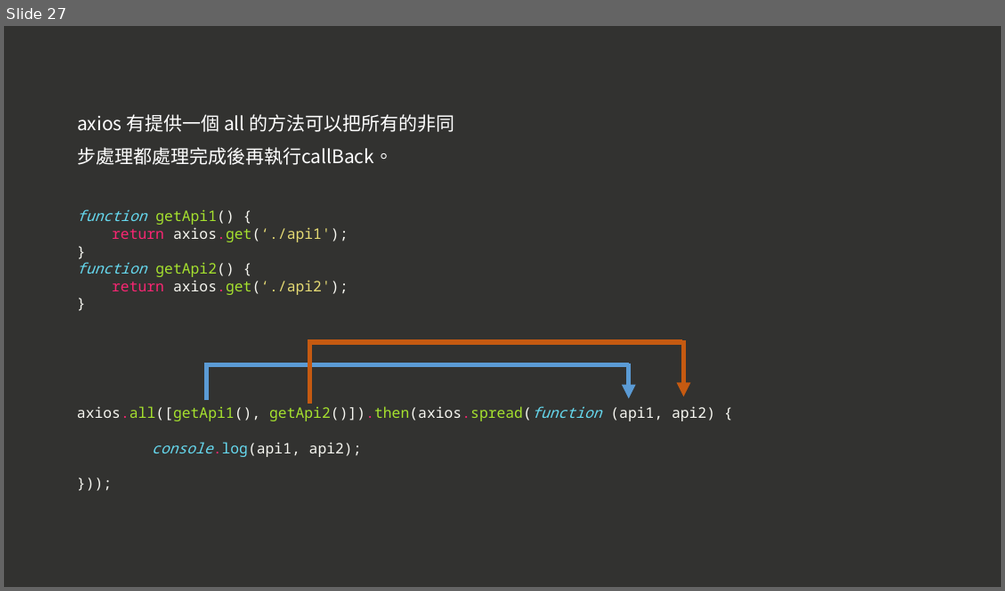
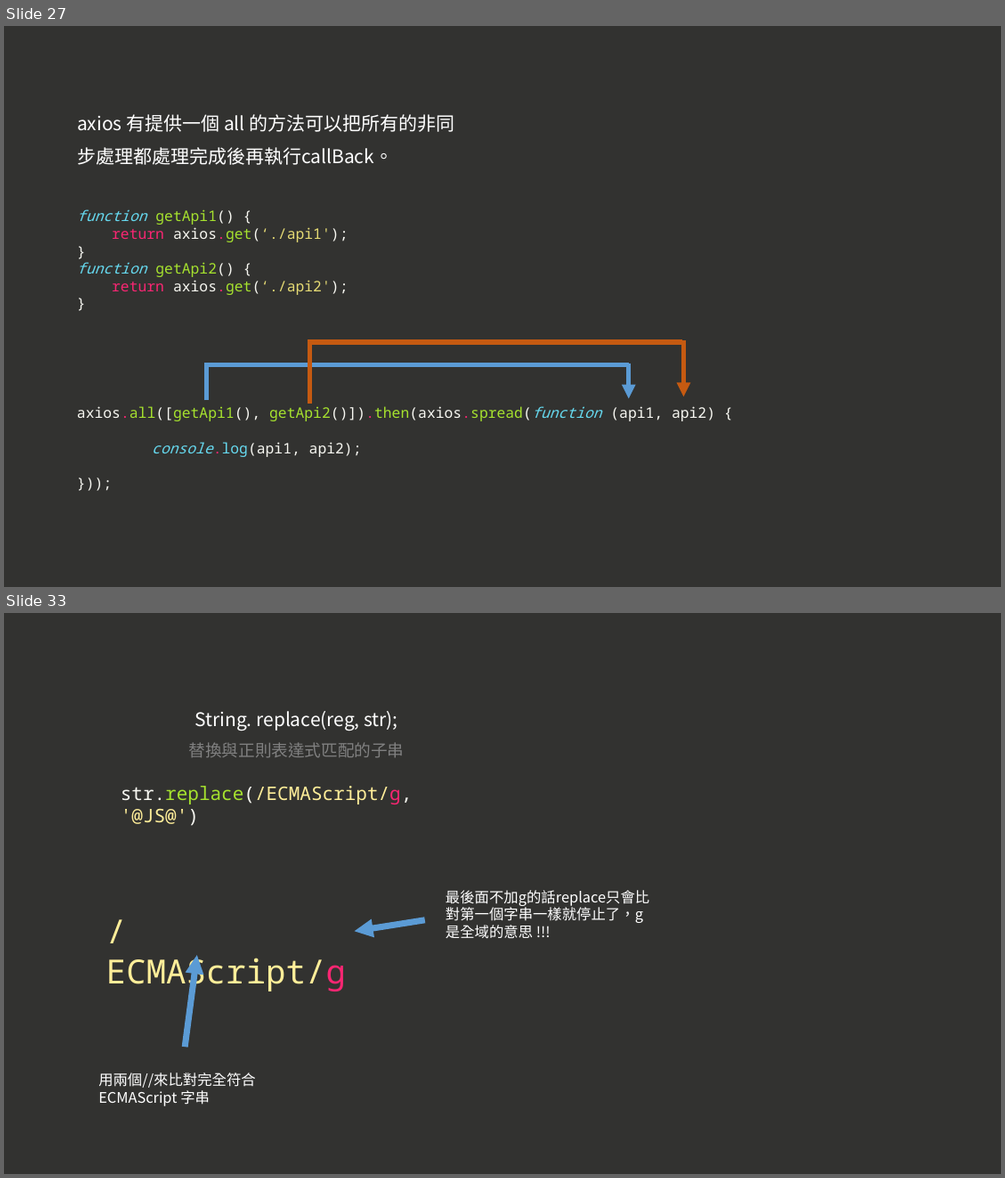
Before and after one commit to a23246542/JS_course_Intermediate_example, a slide deck: 現代 JavaScript 職人之路｜ 中階篇.pptx. Shown one above the other, each under a label of ours: slide 27 before the commit, slides 27 and 33 after it; the slides between them are not shown. The pictures are 1005x591 and 1005x1178 pixels, drawn with LibreOffice and Linux fonts; fonts in the diff are those of the drawing. Boxes give left, top, right and bottom in pixels: in the first picture for what was removed or moved away, otherwise in the second. Text is boxed around its words. In the diff, an @@ line names an element or a change of style, - is before the commit and + after.

```diff
--- a/現代 JavaScript 職人之路｜ 中階篇.pptx
+++ b/現代 JavaScript 職人之路｜ 中階篇.pptx
@@ slide 33 added at (4, 613, 1001, 1174), background #323230 @@
@@ title added at (189, 711, 404, 757), 18 pt, text #FFFFFF @@
+String. replace(reg, str);
+替換與正則表達式匹配的子串
@@ text added at (121, 786, 413, 826), 18 pt, text #FFEE99 @@
+str.replace(/ECMAScript/g, '@JS@')
@@ text added at (445, 890, 649, 939), 14 pt, text #FFFFFF @@
+最後面不加g的話replace只會比對第一個字串一樣就停止了，g 是全域的意思 !!!
@@ arrow added from (425, 919) to (355, 931), #5B9BD5 6 pt @@
@@ text added at (106, 955, 346, 993), 32 pt, text #FFEE99 @@
+/ECMAScript/g
@@ arrow added from (185, 1046) to (197, 955), #5B9BD5 6 pt @@
@@ text added at (98, 1072, 255, 1106), 14 pt, text #FFFFFF @@
+用兩個//來比對完全符合 ECMAScript 字串
```
Also in this commit, not shown: 14 other slides added, 2 slides removed, 2 other files.
